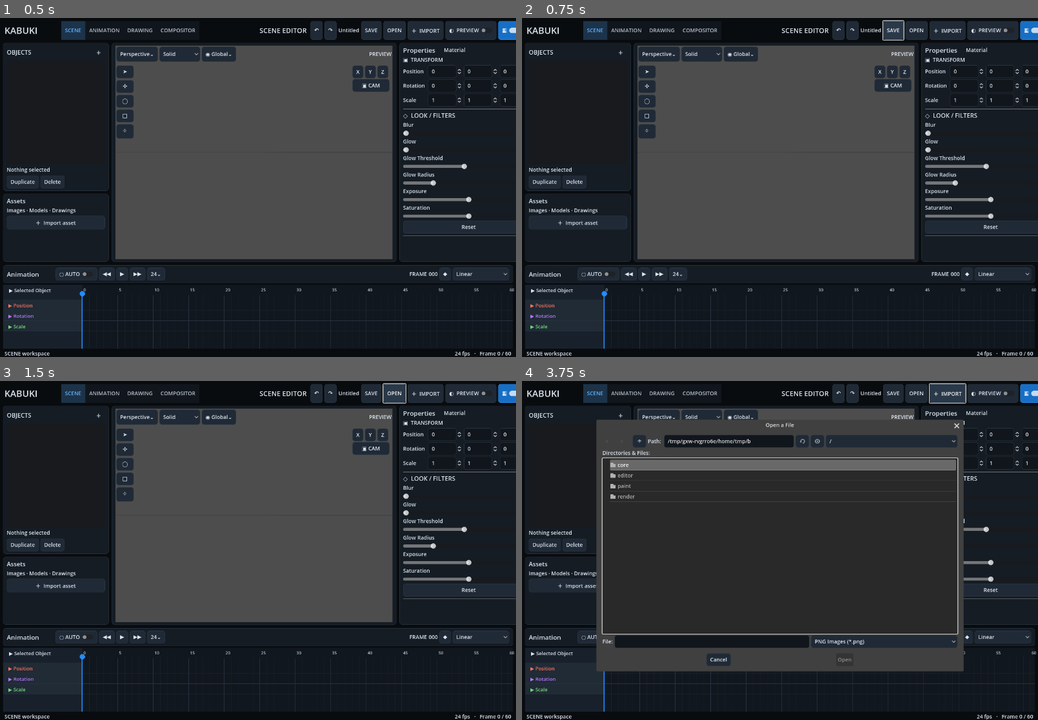
Above: before the commit, frames 1-4 (two rows, left to right).
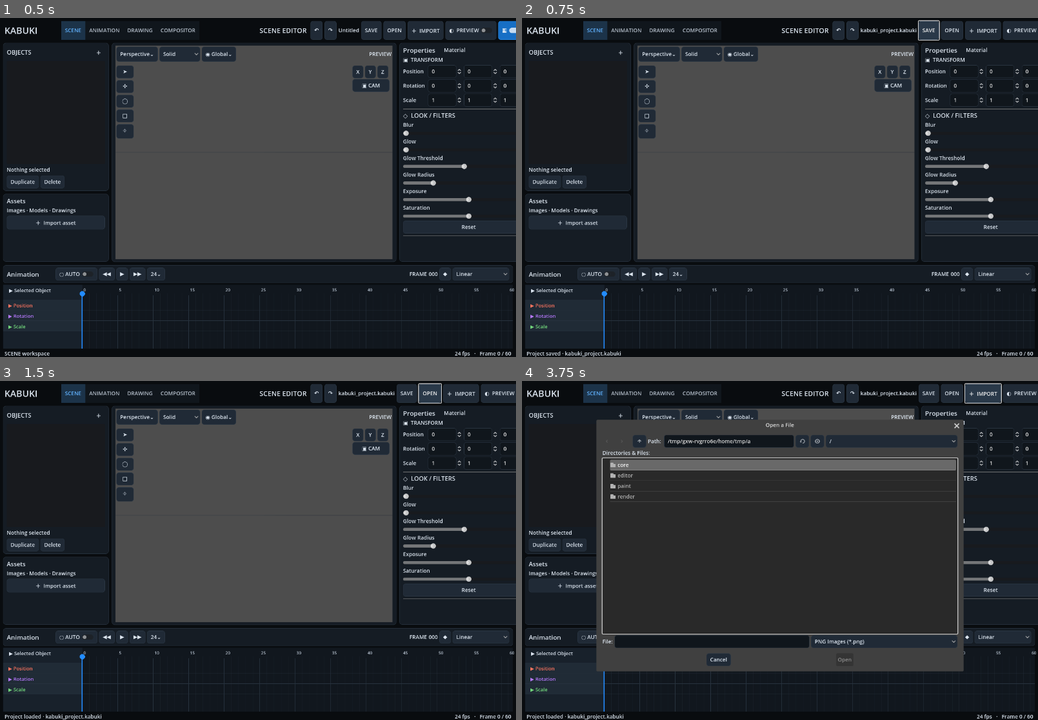
Above: after the commit, the same moments.

Repository: Onnevan/Kabuki
Game: Godot game, scene res://editor/main.tscn
Two runs of this game, one before a commit and one after it. Both use one fixed random seed, a clock stepped at 60 frames per second and the inputs below.
Inputs:
- Up to frame 1 (0.5 s): no input
- Up to frame 2 (0.75 s): click "SAVE" at 0.5 s
- Up to frame 3 (1.5 s): click "OPEN" at 1.25 s
- Up to frame 4 (3.75 s): click "↶" at 2 s; click "↷" at 2.75 s; click "＋ IMPORT" at 3.5 s

Frame 1 is identical in both runs. In frame 2, 1.1% of the frame differs, in the area x 0-100%, y 0-100%; in frame 3, 1.1%; in frame 4, 1.1%.

Commit message:
Add KABUKI project save and load workflow

Diff:
--- a/editor/main.gd
+++ b/editor/main.gd
@@ -57,6 +57,7 @@
 var _pending_bitmap_batch: Dictionary = {}
 var static_bitmap_runtime: Dictionary = {} # canvas id -> tessellated RuntimeObject
 var workspace_camera_states: Dictionary = {}
+var current_project_path := ""
 
 func _ready() -> void:
 	theme = KabukiThemeBuilder.build()
@@ -77,6 +78,8 @@
 	gizmo.set_mode(active_tool)
 	_setup_workspace_tabs()
 	_setup_drawing_menus()
+	%SaveProject.pressed.connect(_on_save_project_pressed)
+	%LoadProject.pressed.connect(_on_load_project_pressed)
 	%UndoPaint.pressed.connect(%DrawingCanvas.undo_paint)
 	%RedoPaint.pressed.connect(%DrawingCanvas.redo_paint)
 	%ViewX.pressed.connect(func(): _align_view_axis(Vector3.RIGHT, "X"))
@@ -270,6 +273,97 @@
 	world_root.add_child(anchor)
 	_register_scene_object(obj, anchor)
 	status.text = "Drawing object created · stroke engine comes in Drawing workspace"
+
+func _on_save_project_pressed() -> void:
+	var path := current_project_path
+	if path.is_empty(): path = "user://kabuki_project.kabuki"
+	var drawing_payload: Dictionary = {}
+	for object_id in drawing_data_by_object:
+		var data: RefCounted = drawing_data_by_object[object_id]
+		drawing_payload[object_id] = data.to_dict()
+	var payload := {
+		"project": ProjectStore.to_dict(),
+		"drawings": drawing_payload,
+		"bitmap_cels": %DrawingCanvas.export_bitmap_cels()
+	}
+	var file := FileAccess.open(path, FileAccess.WRITE)
+	if file == null:
+		status.text = "Could not save project"
+		return
+	file.store_string(JSON.stringify(payload))
+	current_project_path = path
+	%ProjectName.text = path.get_file()
+	status.text = "Project saved · " + path.get_file()
+
+func _on_load_project_pressed() -> void:
+	var path := current_project_path
+	if path.is_empty(): path = "user://kabuki_project.kabuki"
+	if not FileAccess.file_exists(path):
+		status.text = "No saved project yet"
+		return
+	var file := FileAccess.open(path, FileAccess.READ)
+	if file == null: return
+	var parsed: Variant = JSON.parse_string(file.get_as_text())
+	if not parsed is Dictionary:
+		status.text = "Invalid KABUKI project"
+		return
+	_load_project_payload(parsed as Dictionary, path)
+
+func _clear_runtime_project() -> void:
+	for child in world_root.get_children():
+		if child == camera_rig or child == gizmo or child == world_grid: continue
+		child.queue_free()
+	runtime_objects.clear()
+	scene_nodes.clear()
+	drawing_planes.clear()
+	drawing_data_by_object.clear()
+	static_bitmap_runtime.clear()
+	active_drawing_group = null
+	active_drawing_id = ""
+	selected = null
+	selected_scene_node = null
+	selected_object_id = ""
+	gizmo.attach(null)
+
+func _load_project_payload(payload: Dictionary, path: String) -> void:
+	_clear_runtime_project()
+	if not ProjectStore.load_dict(payload.get("project", {})):
+		status.text = "Unsupported KABUKI project"
+		return
+	%DrawingCanvas.import_bitmap_cels(payload.get("bitmap_cels", {}))
+	var drawings: Dictionary = payload.get("drawings", {})
+	# Rebuild reference canvases first; their children are reconstructed below.
+	for object_id in ProjectStore.objects:
+		var obj: MotionObject = ProjectStore.objects[object_id]
+		if obj.technical_type == "reference_canvas":
+			var plane: ReferenceCanvas = ReferenceCanvasClass.new()
+			world_root.add_child(plane)
+			plane.setup(obj)
+			plane.transform = obj.transform
+			plane.set_guide_visible(workspace == "scene")
+			scene_nodes[obj.id] = plane
+			drawing_planes.append(plane)
+			var data: RefCounted = DrawingDataClass.new(obj.id)
+			if drawings.has(obj.id): data.load_dict(drawings[obj.id])
+			drawing_data_by_object[obj.id] = data
+			for stroke_id in data.stroke_order:
+				if not data.strokes.has(stroke_id): continue
+				var rec: Dictionary = data.strokes[stroke_id]
+				var stroke: Stroke3D = Stroke3DClass.new()
+				stroke.stroke_id = stroke_id
+				stroke.points = rec.get("points", PackedVector3Array())
+				stroke.stroke_color = rec.get("color", Color.BLACK)
+				stroke.radius = float(rec.get("radius", 0.012))
+				stroke.fill_enabled = bool(rec.get("fill_enabled", false))
+				stroke.fill_color = rec.get("fill_color", Color.TRANSPARENT)
+				plane.add_child(stroke)
+				stroke.rebuild()
+	_refresh_scene_object_list()
+	_refresh_drawing_planes()
+	_apply_drawing_frame(ProjectStore.current_frame)
+	current_project_path = path
+	%ProjectName.text = path.get_file()
+	status.text = "Project loaded · " + path.get_file()
 
 func _on_import_pressed() -> void: %FileDialog.popup_centered_ratio(0.7)
 
